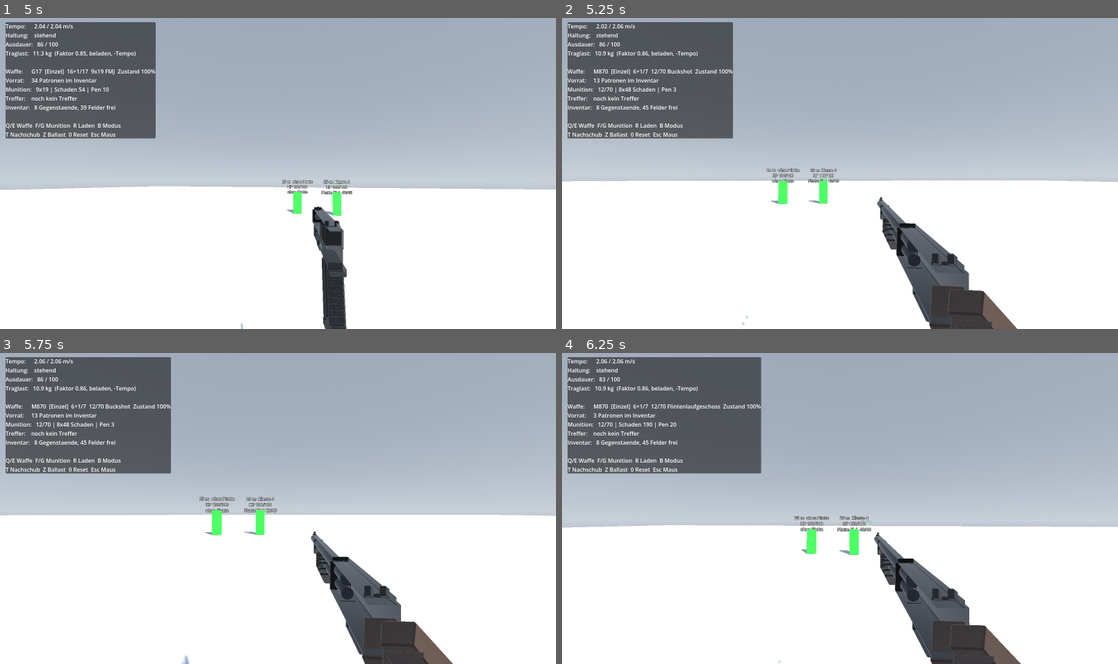
Above: before the commit, frames 1-4 (two rows, left to right).
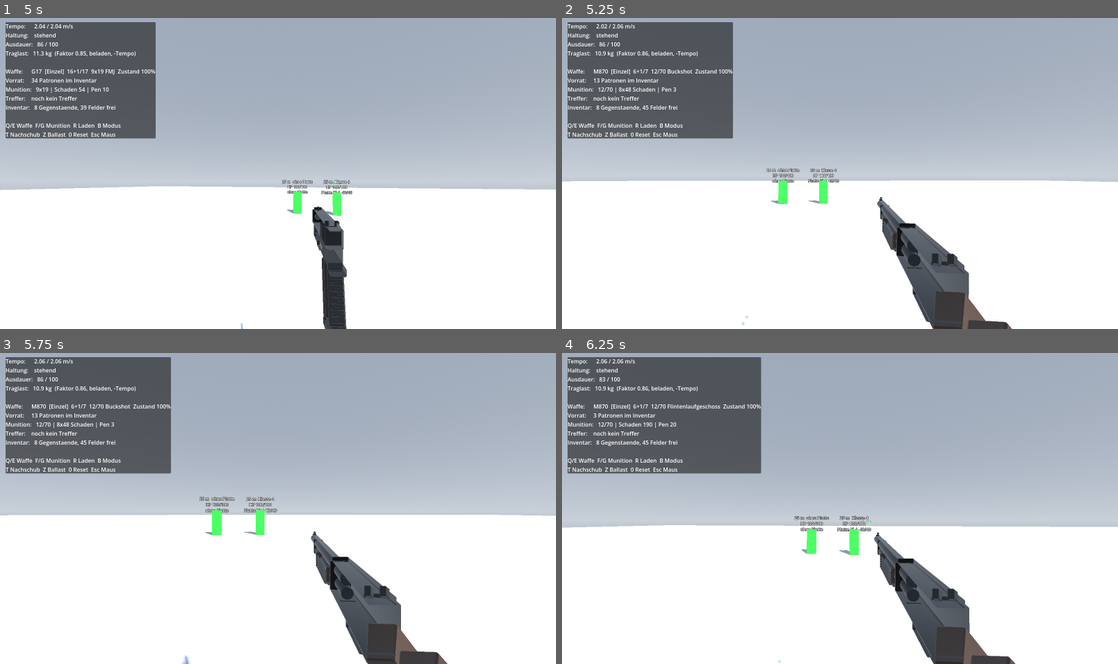
Above: after the commit, the same moments.

Repository: Saturn-Owner/Extraction-Shooter
Game: Godot game, scene res://scenes/levels/testgelaende.tscn
The game is run twice, just before and just after one commit, with the same random seed, the same clock (stepped at 60 frames per second) and the same inputs.
Inputs (mouse positions are in pixels of both pictures, inside the frame that each line leads up to):
- Up to frame 1 (5 s): tap Enter at 0.5 s; move the mouse to (305, 170) at 0.52 s; hold Right mouse button (aim) 0.53-1.28 s; hold W (move_forward) from 0.53 s (still down); tap Space (jump) at 0.77, 1.52, 3.02, 3.77, 4.52 s; move the mouse to (250, 173) at 1.27 s; tap Ctrl (crouch) at 1.35 s; move the mouse to (289, 167) at 2.02 s; press the mouse at (289, 167) at 2.03 s; move the mouse to (272, 176) at 2.77 s; release the mouse at (272, 176) at 2.78 s; tap B (fire_mode) at 2.85 s; move the mouse to (316, 176) at 3.52 s; hold Shift (sprint) 3.53-4.28 s; move the mouse to (233, 170) at 4.27 s; tap Q at 4.35 s
- Up to frame 2 (5.25 s): keep holding W (move_forward); move the mouse to (845, 173) at 5.02 s; tap E at 5.1 s
- Up to frame 3 (5.75 s): keep holding W (move_forward)
- Up to frame 4 (6.25 s): move the mouse to (817, 502) at 5.77 s; release W (move_forward) at 5.78 s; hold D (move_right) from 5.78 s (still down); tap F at 5.85 s; tap Space (jump) at 6.02 s

Frame 1 is identical in both runs. In frame 2, 0.9% of the frame differs, in the area x 57-82%, y 64-100%; in frame 3, 0.9%, in the area x 56-82%, y 64-100%; in frame 4, 0.9%.

Commit message:
M870 ueberarbeitet, Bildeinpassung und Messwerkzeug
M870:
- Laengsrillen am Vorderschaft. Vorher waren das quer liegende Bloecke, die
  BREITER als der Vorderschaft selbst waren - sie standen links und rechts
  als Flossen ab. Rillen an einer Vorderschaftrepetierflinte laufen laengs
- Vorderschaft laeuft an beiden Enden aus statt ein Kasten zu sein
- Schaft mit Handgelenk und keilfoermiger Backe statt drei flacher Bretter

Renderwerkzeug passt das Bild jetzt richtig ein: Ueber die Umkugel gerechnet
fuellte eine lange schmale Waffe nur die Haelfte des Bildes, weil die Kugel
die Diagonale misst. Jetzt werden die acht Ecken des Kastens einzeln in den
Kameraraum gelegt und das breitere waagerechte Sichtfeld mitgerechnet.

Neues Werkzeug tools/inspect_viewmodel.gd gibt die gemessene Lage aller
Teile aus. Anlass: Der M870-Schaft wurde zweimal umgebaut, weil er im Bild
abgetrennt aussah. Die Messung zeigte, dass alle Teile sauber ineinander
greifen - der Eindruck kam vom harten Materialwechsel zwischen fast
schwarzem Gehaeuse und Holz plus dem Schatten unter der Backe. Ein Bild
zeigt, dass etwas nicht stimmt, aber nicht was.

Dabei ein wiederholter Fehler festgehalten: Teile in einen gedrehten
Elternknoten zu haengen dreht auch ihre POSITIONEN mit. Beim Schaft ist er
dadurch nach hinten unten weggewandert. Steht jetzt als Warnung im Code.

Co-Authored-By: Claude Opus 4.8 <noreply@anthropic.com>

Diff:
--- a/scripts/weapons/m870_viewmodel.gd
+++ b/scripts/weapons/m870_viewmodel.gd
@@ -93,13 +93,23 @@
 	var wood: Material = _mats["wood"]
 	var black: Material = _mats["black"]
 
-	add_child(ViewmodelParts.box("StockNeck", Vector3(0.036, 0.052, 0.090), Vector3(0.0, -0.014, 0.010),
+	# ACHTUNG, WIEDERHOLTER FEHLER: Diese Teile stehen bewusst an absoluten
+	# Positionen und tragen ihre Neigung jeweils selbst. Ein gemeinsamer,
+	# gedrehter Elternknoten sieht aufgeraeumter aus, dreht aber auch die
+	# POSITIONEN mit — beim ersten Versuch ist der Schaft dadurch nach hinten
+	# unten weggewandert und hing sichtbar neben dem Gehaeuse.
+	#
+	# Der Hals ragt bewusst ein Stueck ins Gehaeuse hinein. Auf Stoss gesetzt
+	# klafft bei der kleinsten Aenderung eine Fuge.
+	add_child(ViewmodelParts.box("StockWrist", Vector3(0.032, 0.046, 0.115), Vector3(0.0, -0.016, 0.028),
 		wood, Vector3(7.0, 0.0, 0.0)))
-	add_child(ViewmodelParts.box("StockComb", Vector3(0.032, 0.026, 0.130), Vector3(0.0, 0.014, 0.070),
+	# Ruecken gerade nach hinten, Boden faellt ab — daraus entsteht die
+	# typische keilfoermige Schaftbacke.
+	add_child(ViewmodelParts.box("StockComb", Vector3(0.030, 0.032, 0.130), Vector3(0.0, 0.004, 0.100),
 		wood, Vector3(7.0, 0.0, 0.0)))
-	add_child(ViewmodelParts.box("StockBody", Vector3(0.040, 0.062, 0.130), Vector3(0.0, -0.024, 0.080),
+	add_child(ViewmodelParts.box("StockBody", Vector3(0.038, 0.060, 0.125), Vector3(0.0, -0.028, 0.108),
 		wood, Vector3(7.0, 0.0, 0.0)))
-	add_child(ViewmodelParts.box("ButtPad", Vector3(0.042, 0.086, 0.014), Vector3(0.0, -0.020, 0.142),
+	add_child(ViewmodelParts.box("ButtPad", Vector3(0.040, 0.086, 0.014), Vector3(0.0, -0.020, 0.176),
 		black, Vector3(7.0, 0.0, 0.0)))
 
 
@@ -128,11 +138,24 @@
 	# Der Vorderschaft ist die "Action" dieser Waffe. Er umschliesst das
 	# Roehrenmagazin und wird von Hand hin und her geschoben.
 	var pump := ViewmodelParts.pivot("Action", Vector3(0.0, BORE_Y - 0.026, -0.330))
-	pump.add_child(ViewmodelParts.box("PumpBody", Vector3(0.046, 0.042, 0.135), Vector3.ZERO, wood))
-	# Laengsrillen, an denen man den Vorderschaft ueberhaupt als solchen erkennt.
-	for i in range(9):
-		pump.add_child(ViewmodelParts.box("PumpGroove%d" % i, Vector3(0.050, 0.005, 0.008),
-			Vector3(0.0, -0.014 + float(i % 3) * 0.014, -0.050 + float(i / 3) * 0.038), _mats["black"]))
+	pump.add_child(ViewmodelParts.box("PumpBody", Vector3(0.046, 0.042, 0.140), Vector3.ZERO, wood))
+	# Vorn und hinten leicht schmaler — der Vorderschaft einer 870 laeuft an
+	# beiden Enden aus, statt ein Kasten zu sein.
+	pump.add_child(ViewmodelParts.box("PumpFront", Vector3(0.038, 0.034, 0.024), Vector3(0.0, 0.0, -0.078), wood))
+	pump.add_child(ViewmodelParts.box("PumpRear", Vector3(0.038, 0.034, 0.024), Vector3(0.0, 0.0, 0.078), wood))
+
+	# Laengsrillen an beiden Seiten und unten.
+	#
+	# Vorher waren das quer liegende Bloecke, die BREITER als der Schaft
+	# selbst waren — sie standen links und rechts als Flossen ab, und der
+	# Vorderschaft sah aus wie ein Blech mit Rippen. Rillen an einer
+	# Vorderschaftrepetierflinte laufen laengs, in Schubrichtung.
+	for side in [-1.0, 1.0]:
+		pump.add_child(ViewmodelParts.ribs("PumpRib%s" % ("L" if side < 0.0 else "R"), 5,
+			Vector3(0.004, 0.005, 0.120),
+			Vector3(side * 0.0225, -0.014, 0.0), Vector3(0.0, 0.007, 0.0), _mats["black"]))
+	pump.add_child(ViewmodelParts.ribs("PumpRibBottom", 4, Vector3(0.005, 0.004, 0.120),
+		Vector3(-0.0105, -0.0205, 0.0), Vector3(0.007, 0.0, 0.0), _mats["black"]))
 	add_child(pump)
 
 	var trigger_pivot := ViewmodelParts.pivot("Trigger", Vector3(0.0, -0.038, -0.084))
--- /dev/null
+++ b/tools/inspect_viewmodel.gd
@@ -0,0 +1,56 @@
+## Misst die tatsaechliche Lage aller Teile einer Waffe und gibt sie aus.
+##
+##   godot --headless --path . --script res://tools/inspect_viewmodel.gd -- m870
+##
+## Ohne Argument werden alle Waffen mit eigenem Modell ausgegeben.
+##
+## WOFUER: Ein gerendertes Bild sagt "da stimmt was nicht", aber nicht was.
+## Schatten, Materialwechsel und ungluecklicher Blickwinkel taeuschen Luecken
+## und Loecher vor, die es nicht gibt — und umgekehrt. Beim M870-Schaft hat
+## genau das zu zwei Umbauten an einem Fehler gefuehrt, den es nie gab: Die
+## Messung zeigte, dass alle Teile sauber ineinandergreifen.
+##
+## Faustregel: Wenn zwei Teile aneinanderstossen sollen, muessen sich ihre
+## Bereiche ueberlappen. Auf Stoss gesetzt klafft bei der kleinsten Aenderung
+## eine Fuge.
+extends SceneTree
+
+
+func _initialize() -> void:
+	ItemRegistry.ensure_loaded()
+	var args := OS.get_cmdline_user_args()
+	var wanted: String = args[0] if args.size() > 0 else ""
+
+	for item in ItemRegistry.get_by_category(ItemData.Category.WEAPON):
+		var data := item as WeaponData
+		if data == null or not data.has_own_viewmodel():
+			continue
+
+		var model := data.create_viewmodel()
+		model.build()
+
+		if wanted != "" and not model.get_model_name().contains(wanted):
+			model.free()
+			continue
+
+		print("\n=== %s (%s) ===" % [data.display_name, model.get_model_name()])
+		print("Visierhoehe %.4f   Muendung z %.4f" % [model.sight_height, model.muzzle_z])
+		print("%-24s %9s %9s %9s %9s %8s" % ["Teil", "z vorn", "z hinten", "y unten", "y oben", "breite"])
+		_dump(model, Transform3D.IDENTITY)
+		model.free()
+
+	quit(0)
+
+
+func _dump(node: Node, transform: Transform3D) -> void:
+	if node is MeshInstance3D:
+		var mesh_instance := node as MeshInstance3D
+		if mesh_instance.mesh != null:
+			var box := transform * mesh_instance.mesh.get_aabb()
+			print("%-24s %9.4f %9.4f %9.4f %9.4f %8.4f" % [
+				node.name, box.position.z, box.end.z,
+				box.position.y, box.end.y, box.size.x])
+
+	for child in node.get_children():
+		if child is Node3D:
+			_dump(child, transform * (child as Node3D).transform)
--- a/tools/render_viewmodel.gd
+++ b/tools/render_viewmodel.gd
@@ -176,12 +176,38 @@
 	var view: Dictionary = VIEWS[job["view"]]
 	var bounds := _model_bounds(_model, view["focus"] == "hinten")
 	var centre := bounds.get_center()
-	# Umkugel des Kastens als Mass, damit die Waffe aus jeder Richtung
-	# vollstaendig ins Bild passt.
-	var radius: float = maxf(0.02, bounds.size.length() * 0.5)
-	var distance: float = radius / tan(deg_to_rad(_camera.fov) * 0.5) * float(view["margin"])
 	var direction: Vector3 = (view["dir"] as Vector3).normalized()
+	var distance := _fit_distance(bounds, centre, direction, float(view["margin"]))
 	_camera.look_at_from_position(centre + direction * distance, centre, Vector3.UP)
+
+
+## Kameraabstand, bei dem die Waffe genau ins Bild passt.
+##
+## Ueber die Umkugel gerechnet passt zwar alles hinein, aber eine lange
+## schmale Waffe fuellt dann nur die Haelfte des Bildes — die Kugel misst die
+## Diagonale, nicht das, was man tatsaechlich sieht. Deshalb werden hier die
+## acht Ecken des Kastens einzeln in den Kameraraum gelegt und der Abstand
+## gesucht, bei dem die aeusserste Ecke gerade noch im Bild liegt. Das
+## breitere waagerechte Sichtfeld wird dabei mitgerechnet.
+func _fit_distance(bounds: AABB, centre: Vector3, direction: Vector3, margin: float) -> float:
+	var basis := Basis.looking_at(-direction, Vector3.UP)
+	var right := basis.x
+	var up := basis.y
+	var forward := -basis.z
+
+	var vertical_tan := tan(deg_to_rad(_camera.fov) * 0.5)
+	var horizontal_tan := vertical_tan * (float(SIZE.x) / float(SIZE.y))
+
+	var distance := 0.0
+	for i in range(8):
+		var corner := bounds.get_endpoint(i) - centre
+		# Tiefe der Ecke relativ zur Bildmitte: weiter vorn liegende Ecken
+		# brauchen mehr Abstand als weiter hinten liegende.
+		var depth := corner.dot(forward)
+		distance = maxf(distance, absf(corner.dot(right)) / horizontal_tan - depth)
+		distance = maxf(distance, absf(corner.dot(up)) / vertical_tan - depth)
+
+	return maxf(0.05, distance * margin)
 
 
 ## Ausdehnung des Modells, gemessen an den tatsaechlichen Meshes.
Not shown, added: tools/inspect_viewmodel.gd.uid
